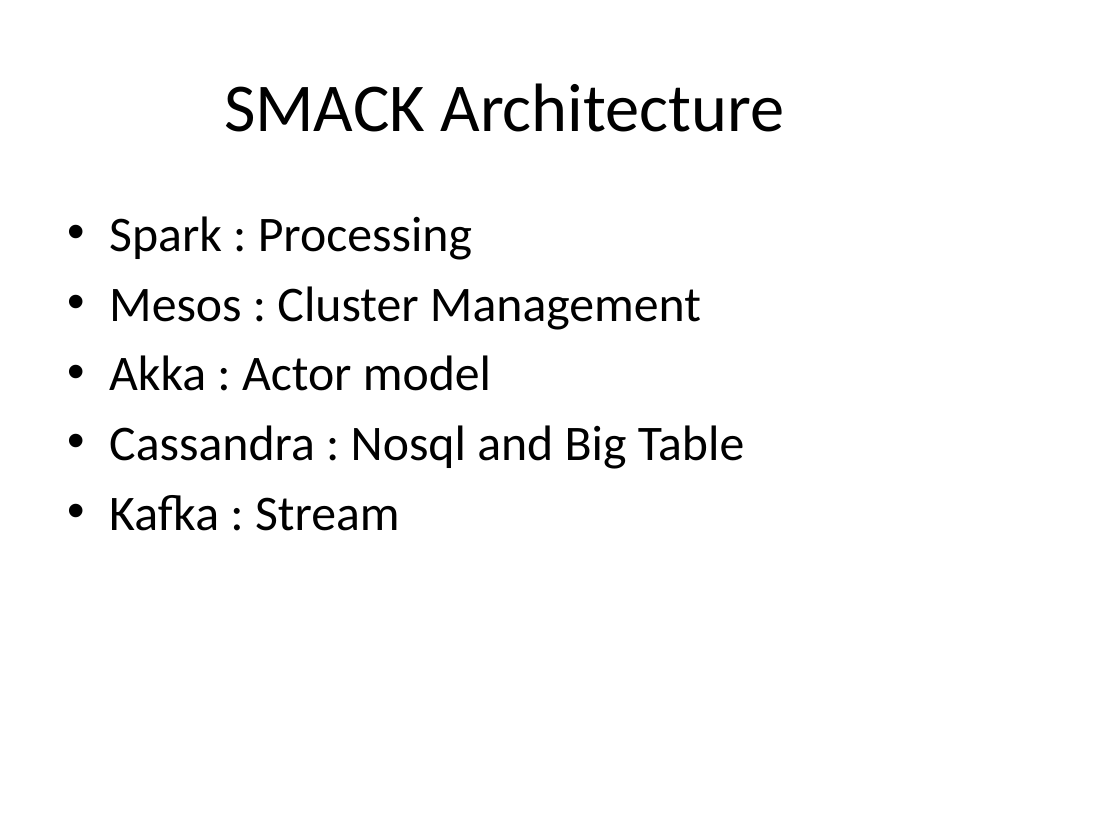
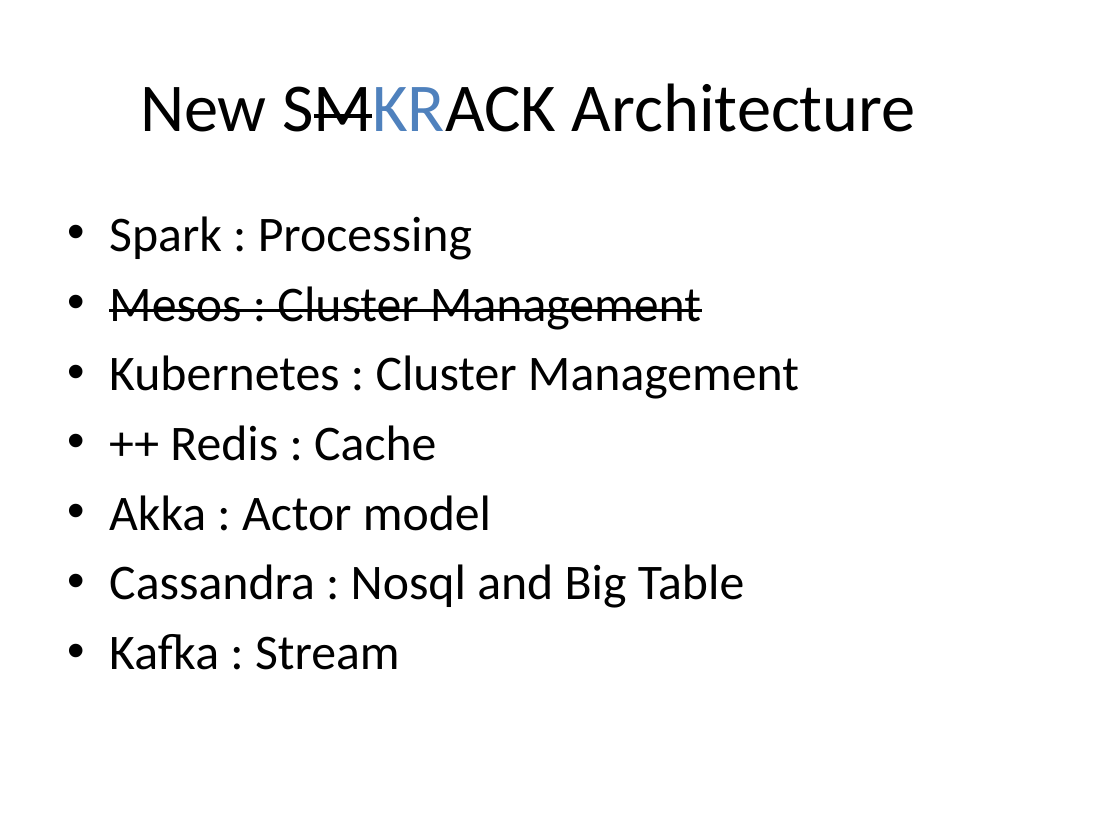
Before and after one commit to buidiaconseil/DemoKafkaAkkaSpark, a slide deck: slide 27 of KafkaAkkaDemo.pptx. Drawn at 1120x840 pixels with LibreOffice and Linux fonts; fonts in the diff are those of the drawing. Boxes give left, top, right and bottom in pixels: in the first picture for what was removed or moved away, otherwise in the second. Text is boxed around its words. In the diff, an @@ line names an element or a change of style, - is before the commit and + after.

```diff
--- a/KafkaAkkaDemo.pptx
+++ b/KafkaAkkaDemo.pptx
@@ title at box(140, 83, 916, 132): text changed @@
-SMACK Architecture
+New SMKRACK Architecture
@@ text at box(109, 286, 701, 330): strikethrough on in "Mesos : Cluster Management" @@
@@ text at box(109, 355, 799, 461): paragraphs added @@
+• Kubernetes : Cluster Management
+• ++ Redis : Cache
```
Also in this commit, not shown: 25 other slides changed, 2 other files.
